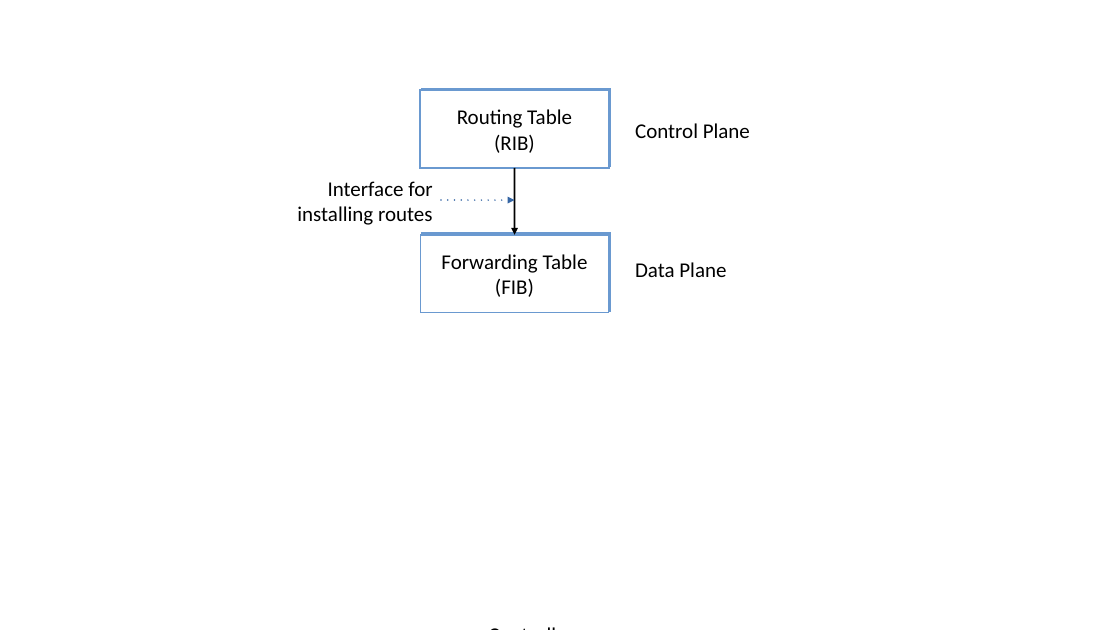
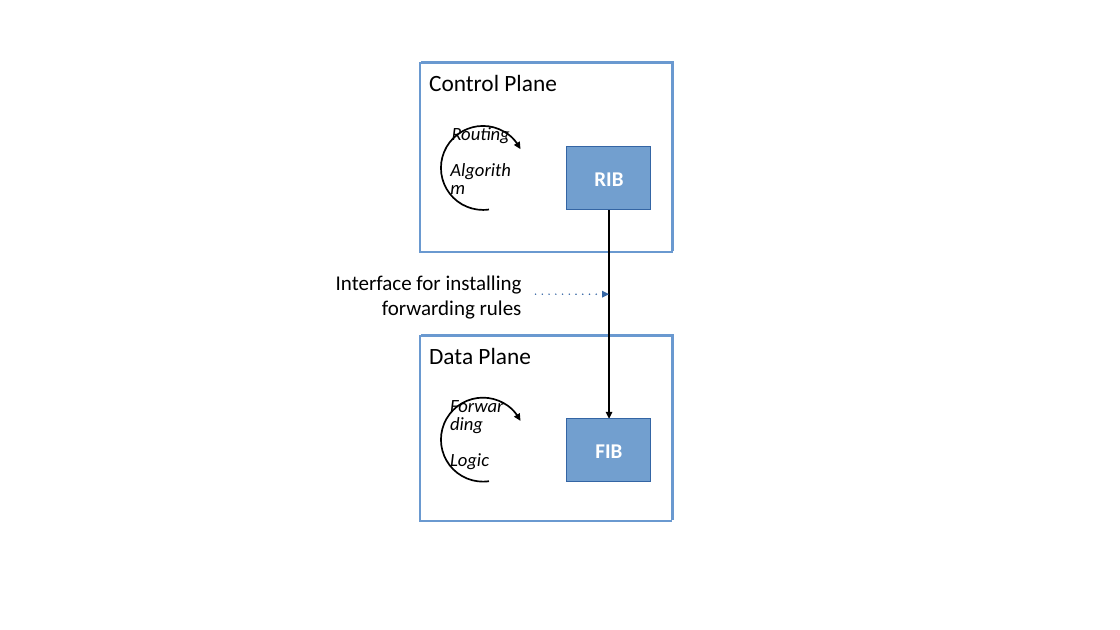
Before and after one commit to SystemsApproach/7E, a slide deck: slide 2 of switches/figures/figures.odp. Drawn at 1120x630 pixels with LibreOffice and Linux fonts; fonts in the diff are those of the drawing. Boxes give left, top, right and bottom in pixels: in the first picture for what was removed or moved away, otherwise in the second. Text is boxed around its words. In the diff, an @@ line names an element or a change of style, - is before the commit and + after.

```diff
--- a/switches/figures/figures.odp
+++ b/switches/figures/figures.odp
@@ rectangle "Control Plane": place and size @@
-rectangle "Control Plane" at [635,123,750,138]
+rectangle "Control Plane" at [420,63,672,252]
@@ rectangle "Control Plane" at [420,63,672,252]: size 18 to 20 pt; fill none to #FFFFFF; outline none to #6A99D0 1.45 pt; shadow on @@
@@ rectangle removed at [420,90,609,168] @@
-Routing Table
-(RIB)
@@ arc (boxed as its full ellipse) added at [441,126,525,210], outline #000000 1.45 pt, 16 pt, text #000000, italic @@
+Routing
+Algorithm
@@ rectangle added at [567,147,651,210], fill #729FCF, outline #3465A4 0 pt, 18 pt, text #FFFFFF, bold @@
+RIB
@@ arrow removed from (514, 168) to (514, 234) @@
@@ arrow added from (609, 209) to (609, 418), #000000 1.45 pt @@
@@ rectangle removed at [421,234,609,313] @@
-Forwarding Table
-(FIB)
@@ text at [336,275,522,319]: text changed @@
-Interface for
-installing routes
+Interface for installing
+forwarding rules
@@ arrow moved from (441, 200) - (514, 200) to (536, 294) - (609, 294) @@
@@ rectangle "Data Plane" at [420,336,671,522]: size 18 to 20 pt; fill none to #FFFFFF; outline none to #6A99D0 1.45 pt; shadow on @@
@@ rectangle "Data Plane": place and size @@
-rectangle "Data Plane" at [635,262,726,277]
+rectangle "Data Plane" at [420,336,671,522]
@@ arc (boxed as its full ellipse) added at [441,397,525,481], outline #000000 1.45 pt, 16 pt, text #000000, italic @@
+Forwarding
+Logic
@@ rectangle added at [567,418,651,481], fill #729FCF, outline #3465A4 0 pt, 18 pt, text #FFFFFF, bold @@
+FIB
@@ text removed at [481,618,583,630] @@
-Controller
```
Also in this commit, not shown: 7 other files.
